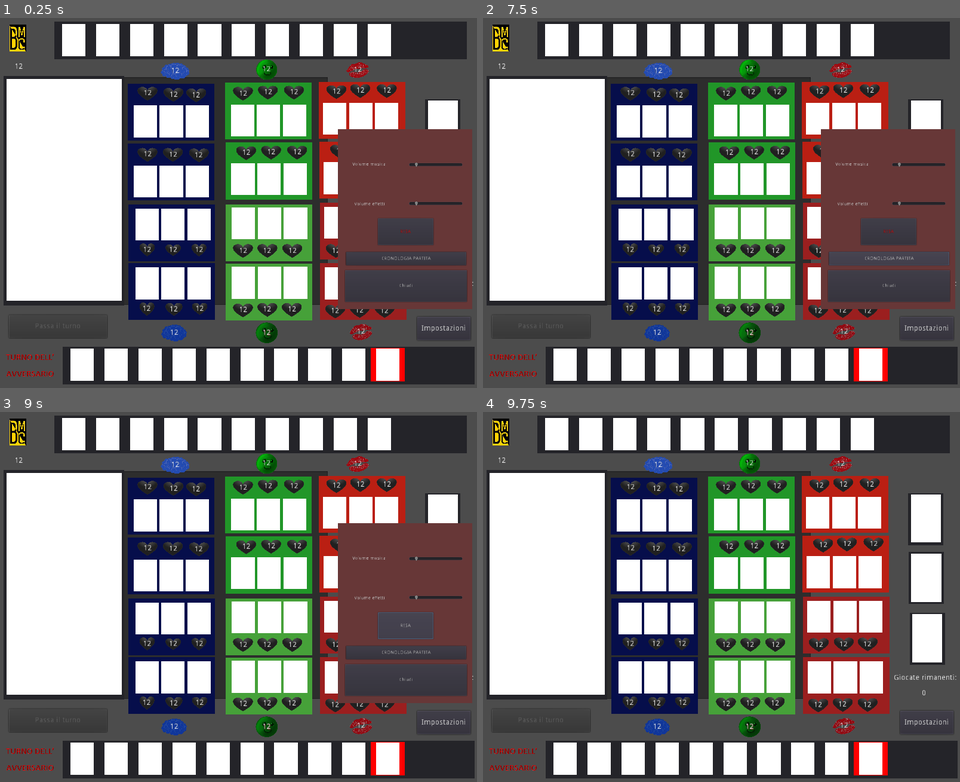
Above: before the commit, frames 1-4 (two rows, left to right).
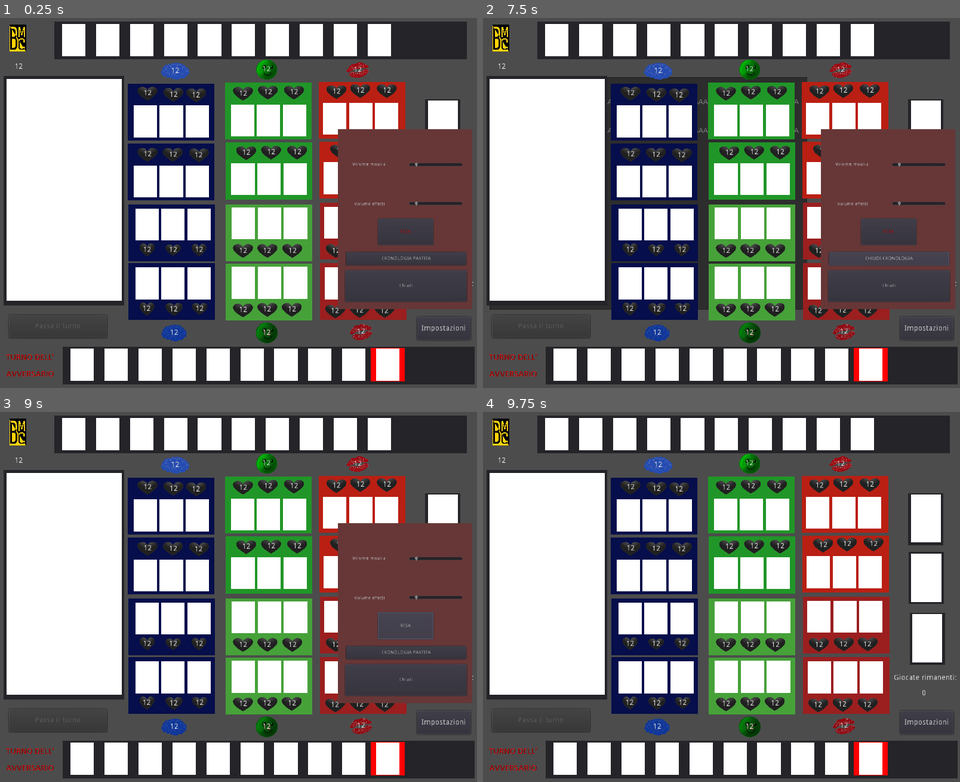
Above: after the commit, the same moments.

Repository: WaitingPigeon/BMCards
Game: Godot game, scene res://Game_Client.tscn
Two runs of this game, one before a commit and one after it. Both use one fixed random seed, a clock stepped at 60 frames per second and the inputs below. This scene is started directly instead of the project's main scene.
Inputs:
- Up to frame 1 (0.25 s): no input
- Up to frame 2 (7.5 s): click "CRONOLOGIA PARTITA" at 0.5 s; click "CRONOLOGIA PARTITA" (after the commit: "CHIUDI CRONOLOGIA") at 1.25 s; click "Impostazioni" at 2 s; click "RESA" at 2.75 s; click "Chiudi" at 3.5 s; click "Impostazioni" at 4.25 s; click "RESA" at 5 s; click "Chiudi" at 5.75 s; click "Impostazioni" at 6.5 s; click "CRONOLOGIA PARTITA" at 7.25 s
- Up to frame 3 (9 s): click "CRONOLOGIA PARTITA" (after the commit: "CHIUDI CRONOLOGIA") at 8 s; click "RESA" at 8.75 s
- Up to frame 4 (9.75 s): click "Chiudi" at 9.5 s

The runs differ from the first frame. In frame 1, 4.4% of the frame differs, in the area x 26-69%, y 15-78%; in frame 2, 0.5%; in frame 3, 4.4%; in frame 4, 4.4%.
Error in both runs: Invalid get index 'blue' (on base: 'Nil'). (res://Game_Client_2.gd:831)

Commit message:
Implementata history
Ancora da capire come mettere il testo in primo piano e verificare correttezza stampa e scrittura

Diff:
--- a/Client/Game_Client.gd
+++ b/Client/Game_Client.gd
@@ -982,6 +982,7 @@
 #Funzioni di meccanica gioco
 func _ready():
 #warning-ignore:unused_variable
+	history_create()
 	$Player_2/Hand_area/Label.text = Network.opponent_user
 	Network.connect("disconnected_opponent", self, "win_game")
 	randomize()
@@ -1534,14 +1535,20 @@
 
 #Funzioni di cronologia
 var history
+func history_create():
+	history = File.new()
+	history.open("user://history.txt", File.WRITE)
+	history.store_line("Cronologia della partita in corso")
+	history.close()
 func history_write(content):
 	history = File.new()
 	history.open("user://history.txt", File.READ_WRITE)
+	history.seek_end()
 	history.store_line(content)
 	history.close()
 func history_read():
 	history = File.new()
-	history.open("user://save_game.dat", File.READ)
+	history.open("user://history.txt", File.READ)
 	var content = history.get_as_text()
 	history.close()
 	return content
--- a/Client/Game_Client.tscn
+++ b/Client/Game_Client.tscn
@@ -64,13 +64,15 @@
 script = ExtResource( 2 )
 
 [node name="History" type="TextEdit" parent="Board_Stuff"]
-light_mask = -2147483648
+visible = false
+light_mask = -2147483647
 margin_left = 14.0
 margin_top = 115.0
-margin_right = 619.0
-margin_bottom = 544.0
-text = "prova"
+margin_right = 613.0
+margin_bottom = 553.0
+text = "prova PROVA PROVA PROVA PROVA PROVA PROVA PROVA"
 readonly = true
+wrap_enabled = true
 __meta__ = {
 "_edit_use_anchors_": false
 }
--- a/Client/Game_Client_2.gd
+++ b/Client/Game_Client_2.gd
@@ -129,4 +129,13 @@
 
 
 func _on_Button3_pressed():
-	$History.visible = true
+	if $Board_Stuff/History.visible == false:
+		history_write("Questa è una prova di scrittura e stampa!AAAAAAAAAAAAAAAAAAAAAAAAAAAAAAAAAAAAAAAAAAAAAAAAAAAAAAAAAAAA")
+		$Board_Stuff/History.text = history_read()
+		$Board_Stuff/History.visible = true
+		$Settings/Button3.text = "CHIUDI CRONOLOGIA"
+	elif $Board_Stuff/History.visible == true:
+		$Board_Stuff/History.visible = false
+		$Settings/Button3.text = "CRONOLOGIA PARTITA"
+	else:
+		 $Settings/Button3.text = "errore"
